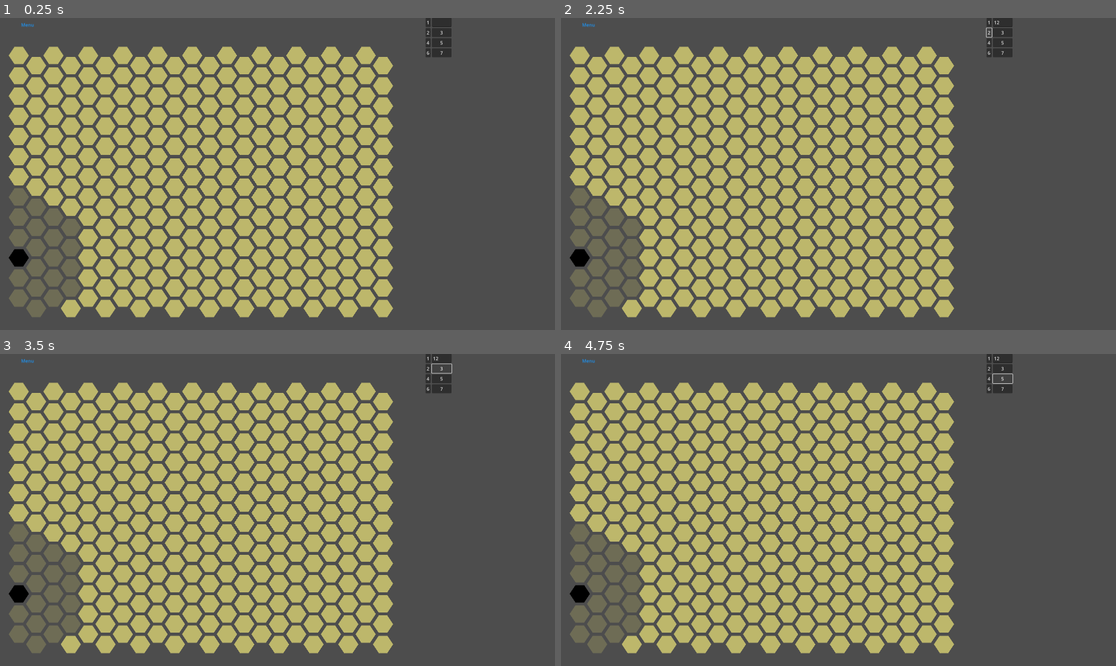
Above: before the commit, frames 1-4 (two rows, left to right).
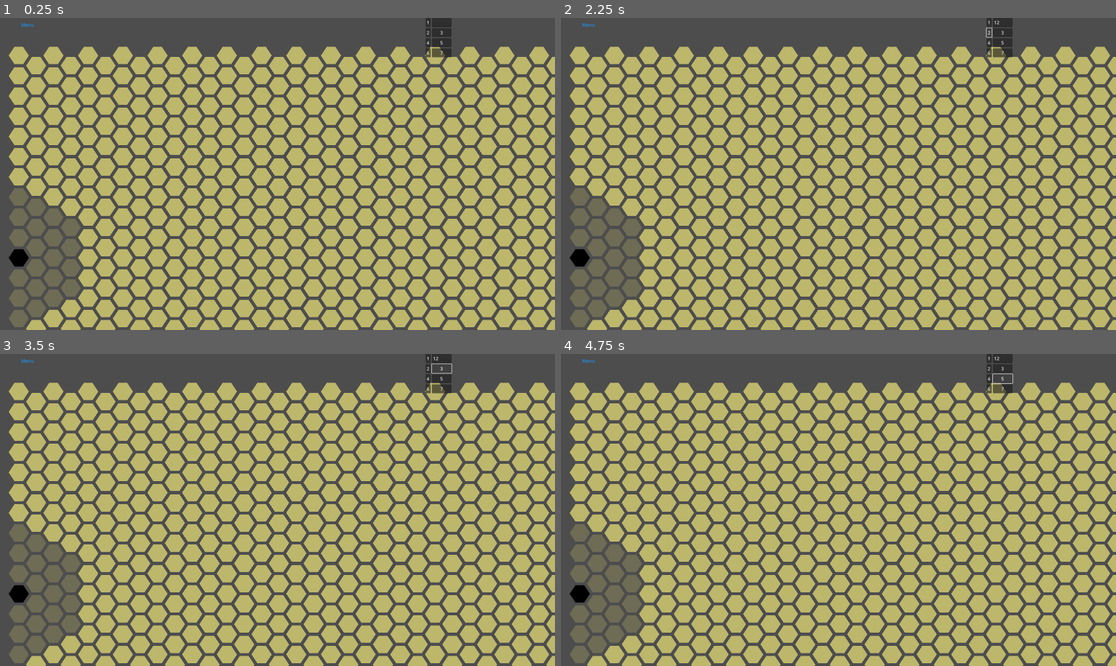
Above: after the commit, the same moments.

Repository: AlexandrScherbakovBSUIR/godotHW
Game: Godot game, scene res://full_screen_2d.tscn
Same seed, same stepped clock (60 frames per second), same inputs: the game is played once before the commit and once after it. This scene is started directly instead of the project's main scene. The engine's default icon, where the game draws it, is replaced by a stand-in: a white triangle on a blue panel in a dark square.
Inputs (mouse positions are in pixels of both pictures, inside the frame that each line leads up to):
- Up to frame 1 (0.25 s): no input
- Up to frame 2 (2.25 s): click (1005, 21) at 0.52 s; type "12" at 0.6 s; click "1" at 1.25 s; click "2" at 2 s
- Up to frame 3 (3.5 s): click "3" at 2.75 s
- Up to frame 4 (4.75 s): click "4" at 3.5 s; click "5" at 4.25 s

The runs differ from the first frame. In frame 1, 22% of the frame differs, in the area x 1-100%, y 9-100%; in frame 2, 22%; in frame 3, 22%; in frame 4, 22%.

Commit message:
fix window size and field

Diff:
--- a/first-2d/area_2d.gd
+++ b/first-2d/area_2d.gd
@@ -61,18 +61,20 @@
 
 
 func set_neighbours(start_point : Vector2) ->void:
-	if start_point[1]-70 >= 50:
-		neighbour_1 = Vector2(start_point[0],start_point[1]-70)
-	if start_point[0] + 60 <= 1310  && start_point[1] - 35 >= 50:
-		neighbour_2 = Vector2(start_point[0] + 60,start_point[1]-35)
-	if start_point[0] + 60 <= 1310 && start_point[1] + 35 <= 925:
-		neighbour_3 = Vector2(start_point[0] + 60 ,start_point[1]+35)
-	if start_point[1] + 70 <= 925:
-		neighbour_4 = Vector2(start_point[0] ,start_point[1] + 70)
-	if start_point[0] - 60 >= 50 && start_point[1] + 35 <= 925:
-		neighbour_5 = Vector2(start_point[0] - 60,start_point[1] + 35)
-	if start_point[0] - 60 >= 50 && start_point[1] - 35 >= 50:
-		neighbour_6 = Vector2(start_point[0] - 60,start_point[1]-35)
+	var screen_size = get_viewport_rect().size
+	var m = 50
+	if start_point.y - 70 >= m:
+		neighbour_1 = Vector2(start_point.x, start_point.y - 70)
+	if start_point.x + 60 <= screen_size.x - m && start_point.y - 35 >= m:
+		neighbour_2 = Vector2(start_point.x + 60, start_point.y - 35)
+	if start_point.x + 60 <= screen_size.x - m && start_point.y + 35 <= screen_size.y - m:
+		neighbour_3 = Vector2(start_point.x + 60, start_point.y + 35)
+	if start_point.y + 70 <= screen_size.y - m:
+		neighbour_4 = Vector2(start_point.x, start_point.y + 70)
+	if start_point.x - 60 >= m && start_point.y + 35 <= screen_size.y - m:
+		neighbour_5 = Vector2(start_point.x - 60, start_point.y + 35)
+	if start_point.x - 60 >= m && start_point.y - 35 >= m:
+		neighbour_6 = Vector2(start_point.x - 60, start_point.y - 35)
 
 	#neighbour_1 = Vector2(start_point[0],start_point[1]-65)
 	#neighbour_2 = Vector2(start_point[0] + 55,start_point[1]-30)
--- a/first-2d/polygon_generation.gd
+++ b/first-2d/polygon_generation.gd
@@ -8,25 +8,20 @@
 var path_hexagon_counter : int = 0
 var player_start_pos :int = 10
 
+var margin := 50
 var checked_vectors : PackedVector2Array
-func _init() -> void:
-	print("init")
-	for x in range(50,1300,120): # TODO: make variables not hardcode and use matrix - not a just array
-		for y in range(50,900,70):
+
+func _ready() -> void:
+	print("ready")
+	var screen_size = get_viewport_rect().size
+	for x in range(margin, screen_size.x - margin, 120):
+		for y in range(margin, screen_size.y - margin, 70):
 			var point = Vector2(x, y)
 			hexagon_start_points_array.append(point)
 			var point2 = Vector2(x + 60, y + 35)
 			hexagon_start_points_array.append(point2)
-	#print("points array size: ", hexagon_start_points_array.size())
-	#print("points array_______________________________________________________________: "
-	#, hexagon_start_points_array)
-
 	hexagon_start_points_array.sort()
-	print("points array____________________after sort___________________________________________: "
-	, hexagon_start_points_array)
-
-func _ready() -> void:
-	print("ready")
+	print("points array:", hexagon_start_points_array)
 	for point in hexagon_start_points_array:
 		hexagon_array.append(create_hexagon(point))
 	var start_hex : Hexagon = hexagon_array.get(10)
